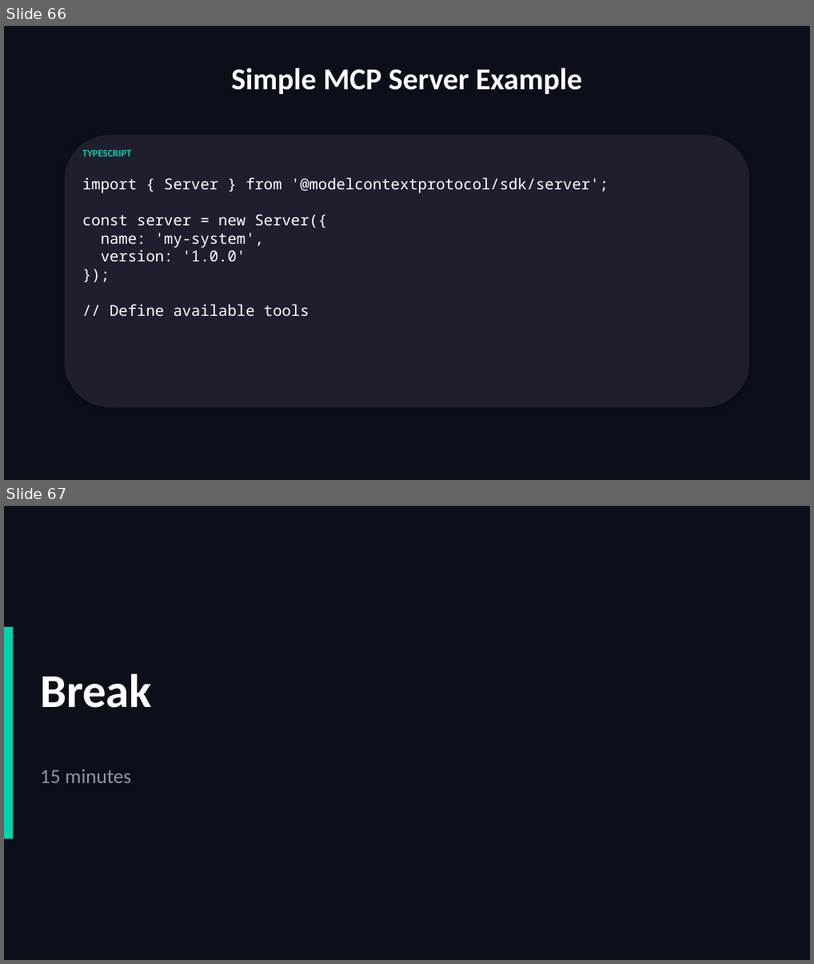
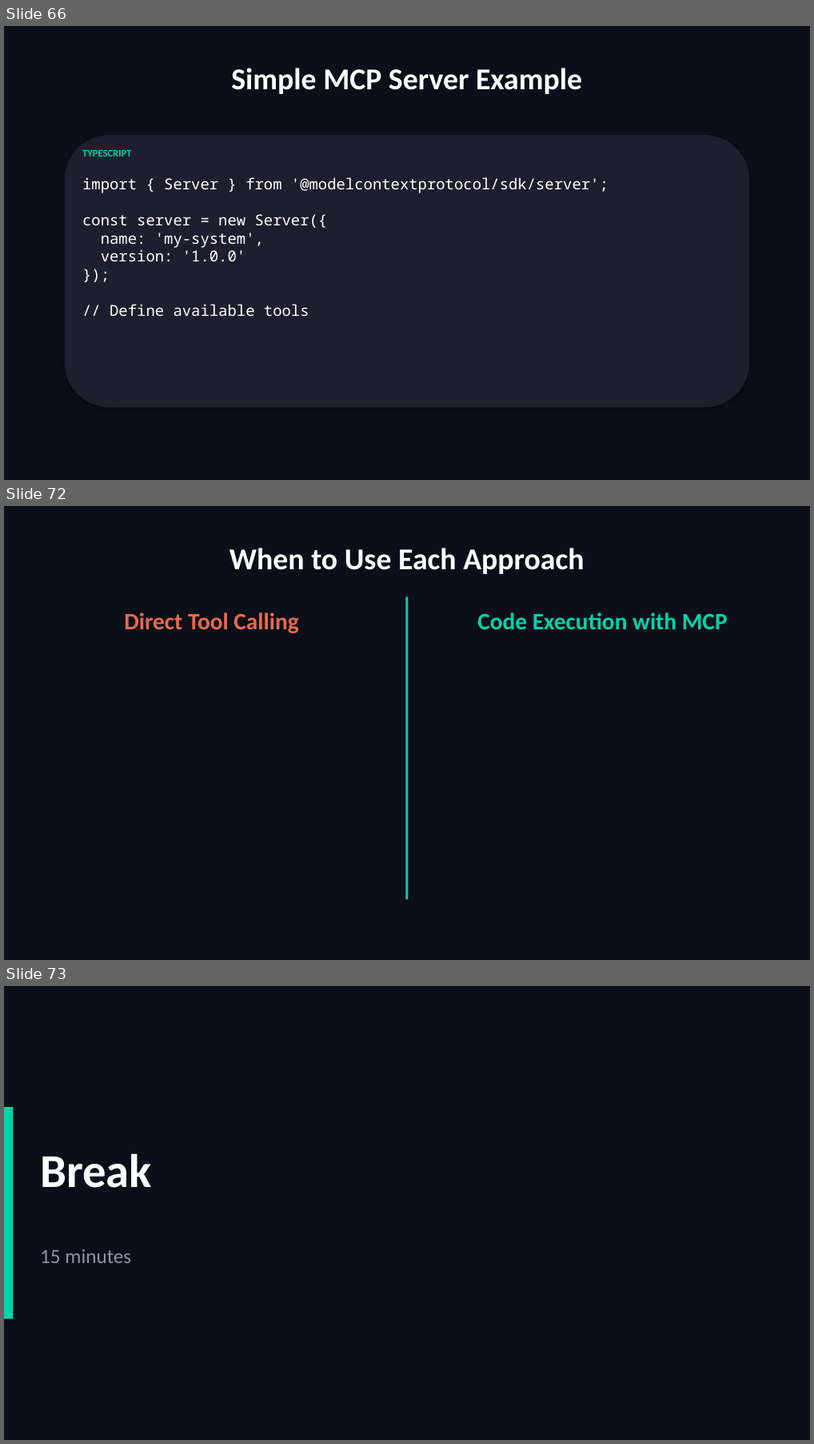
Before and after one commit to scottrhay/AIA-ClaudeCopilot, a slide deck: slides/Day3_Claude_Code_Advanced.pptx. Shown one above the other, each under a label of ours: slides 66 and 67 before the commit, slides 66, 72 and 73 after it; the slides between them are not shown. The pictures are 814x964 and 814x1444 pixels, drawn with LibreOffice and Linux fonts; fonts in the diff are those of the drawing. Boxes give left, top, right and bottom in pixels: in the first picture for what was removed or moved away, otherwise in the second. Text is boxed around its words. In the diff, an @@ line names an element or a change of style, - is before the commit and + after.

```diff
--- a/slides/Day3_Claude_Code_Advanced.pptx
+++ b/slides/Day3_Claude_Code_Advanced.pptx
@@ slide 72 added at [4,506,810,960], background #0B0F1A @@
@@ text added at [230,548,584,574], 36 pt, text #FFFFFF, bold @@
+When to Use Each Approach
@@ rectangle added at [406,596,409,900], fill #00D4AA @@
@@ text added at [124,612,298,633], 28 pt, text #E86B4A, bold @@
+Direct Tool Calling
@@ text added at [478,612,728,629], 28 pt, text #00D4AA, bold @@
+Code Execution with MCP
@@ what was slide 67 is now slide 73 @@
```
Also in this commit, not shown: 5 other slides added.
